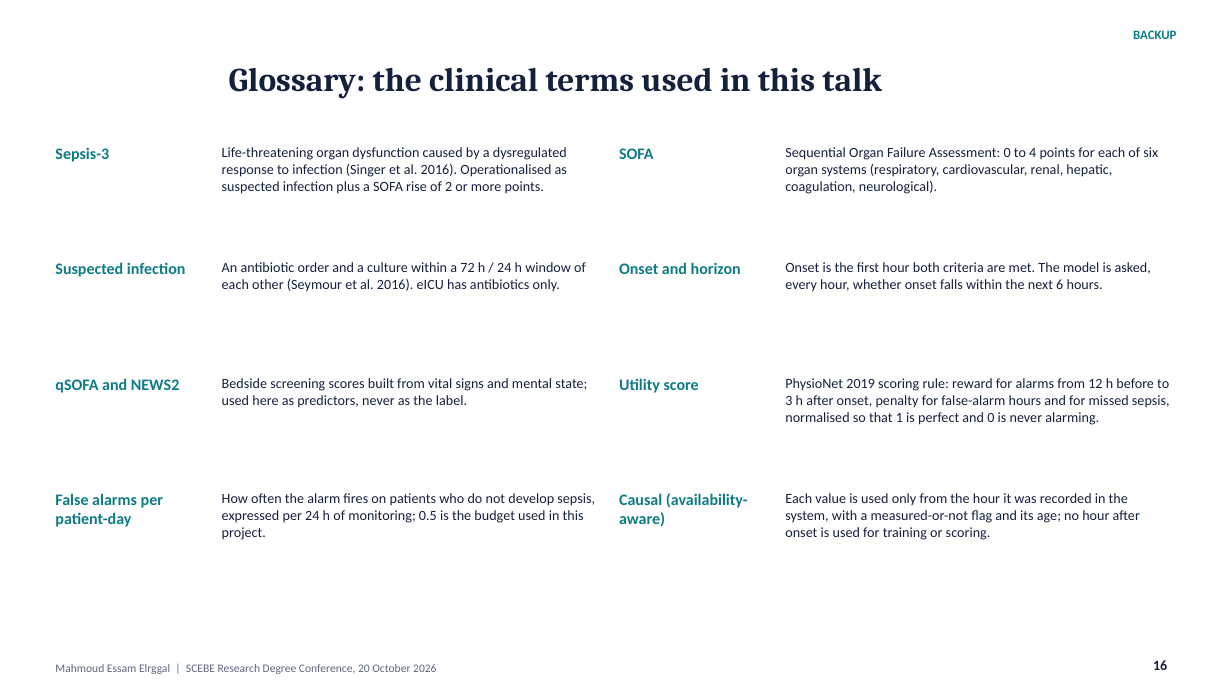
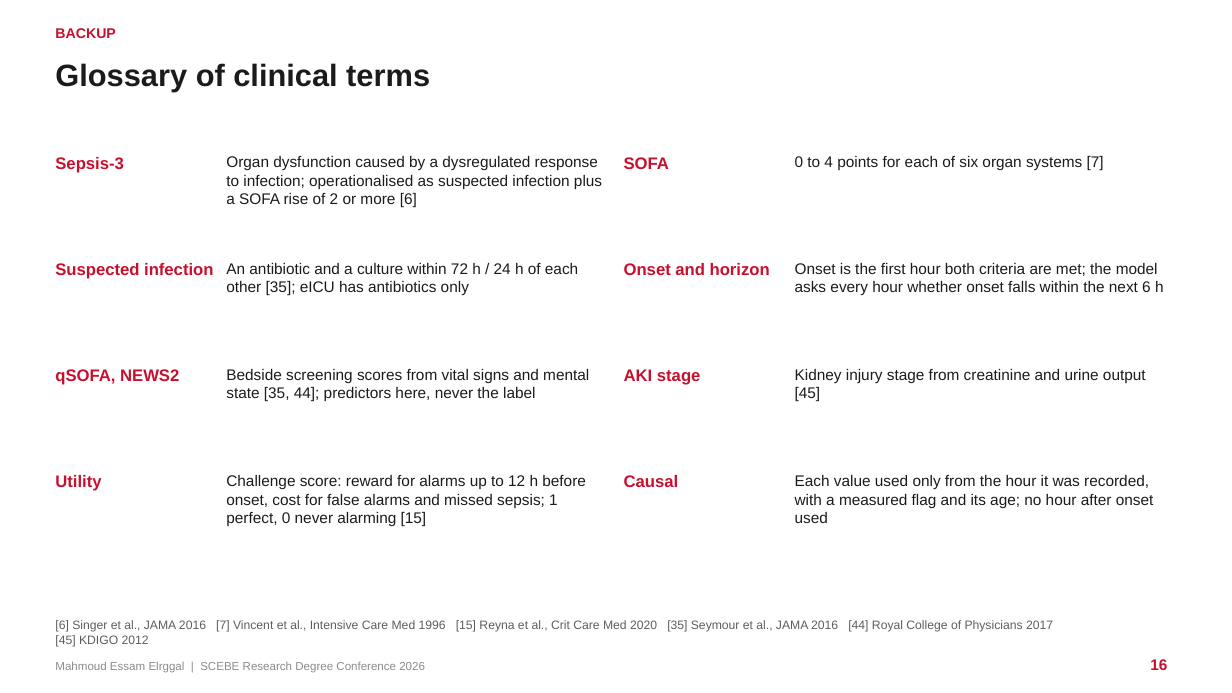
Before and after one commit to mahmoudddj/datasciencecoursera1, a slide deck: slide 16 of dev/presentation/Elrggal_Mahmoud_SCEBE2026.pptx. Drawn at 1232x693 pixels with LibreOffice and Linux fonts; fonts in the diff are those of the drawing. Boxes give left, top, right and bottom in pixels: in the first picture for what was removed or moved away, otherwise in the second. Text is boxed around its words. In the diff, an @@ line names an element or a change of style, - is before the commit and + after.

```diff
--- a/dev/presentation/Elrggal_Mahmoud_SCEBE2026.pptx
+++ b/dev/presentation/Elrggal_Mahmoud_SCEBE2026.pptx
@@ text added at [55, 28, 115, 38], 11 pt, text #C8102E, bold @@
+BACKUP
@@ title "Glossary of clinical terms" at [55, 63, 430, 91]: vertical alignment middle to top @@
@@ text removed at [1133, 30, 1176, 39] @@
-BACKUP
@@ title at [55, 63, 430, 91]: text changed; size 26 to 24 pt; font Cambria to Arial; text colour #14213D to #1B1B1B @@
-Glossary: the clinical terms used in this talk
+Glossary of clinical terms
@@ text "Sepsis-3": place and size @@
-text "Sepsis-3" at [55, 147, 109, 162]
+text "Sepsis-3" at [55, 157, 123, 173]
@@ text at [226, 156, 602, 207]: text changed; size 11 to 12 pt; font Calibri to Arial; text colour #14213D to #1B1B1B @@
-Life-threatening organ dysfunction caused by a dysregulated response to infection (Singer et al. 2016). Operationalised as suspected infection plus a SOFA rise of 2 or more points.
+Organ dysfunction caused by a dysregulated response to infection; operationalised as suspected infection plus a SOFA rise of 2 or more [6]
@@ text "SOFA": place and size @@
-text "SOFA" at [619, 148, 654, 159]
+text "SOFA" at [624, 157, 669, 169]
@@ text at [795, 156, 1104, 171]: text changed; size 11 to 12 pt; font Calibri to Arial; text colour #14213D to #1B1B1B @@
-Sequential Organ Failure Assessment: 0 to 4 points for each of six organ systems (respiratory, cardiovascular, renal, hepatic, coagulation, neurological).
+0 to 4 points for each of six organ systems [7]
@@ text at [226, 263, 578, 296]: text changed; size 11 to 12 pt; font Calibri to Arial; text colour #14213D to #1B1B1B @@
-An antibiotic order and a culture within a 72 h / 24 h window of each other (Seymour et al. 2016). eICU has antibiotics only.
+An antibiotic and a culture within 72 h / 24 h of each other [35]; eICU has antibiotics only
@@ size 12.5 to 13 pt, font Calibri to Arial, text colour #0E7C86 to #C8102E in 4 elements at [55, 157, 123, 173], [55, 263, 213, 279], [624, 157, 669, 169], [624, 263, 770, 275] @@
@@ text at [795, 263, 1164, 295]: text changed; size 11 to 12 pt; font Calibri to Arial; text colour #14213D to #1B1B1B @@
-Onset is the first hour both criteria are met. The model is asked, every hour, whether onset falls within the next 6 hours.
+Onset is the first hour both criteria are met; the model asks every hour whether onset falls within the next 6 h
@@ text at [55, 369, 179, 385]: text changed; size 12.5 to 13 pt; font Calibri to Arial; text colour #0E7C86 to #C8102E @@
-qSOFA and NEWS2
+qSOFA, NEWS2
@@ text at [226, 369, 589, 402]: text changed; size 11 to 12 pt; font Calibri to Arial; text colour #14213D to #1B1B1B @@
-Bedside screening scores built from vital signs and mental state; used here as predictors, never as the label.
+Bedside screening scores from vital signs and mental state [35, 44]; predictors here, never the label
@@ text added at [624, 369, 700, 385], 13 pt, text #C8102E, bold @@
+AKI stage
@@ text removed at [785, 378, 1170, 425] @@
-PhysioNet 2019 scoring rule: reward for alarms from 12 h before to 3 h after onset, penalty for false-alarm hours and for missed sepsis, normalised so that 1 is perfect and 0 is never alarming.
@@ text added at [795, 369, 1146, 402], 12 pt, text #1B1B1B @@
+Kidney injury stage from creatinine and urine output [45]
@@ text at [55, 475, 101, 491]: text changed; size 12.5 to 13 pt; font Calibri to Arial; text colour #0E7C86 to #C8102E @@
-Utility score
+Utility
@@ text added at [226, 475, 586, 527], 12 pt, text #1B1B1B @@
+Challenge score: reward for alarms up to 12 h before onset, cost for false alarms and missed sepsis; 1 perfect, 0 never alarming [15]
@@ text at [624, 475, 679, 487]: text changed; size 12.5 to 13 pt; font Calibri to Arial; text colour #0E7C86 to #C8102E @@
-Causal (availability-aware)
+Causal
@@ text at [795, 475, 1154, 523]: text changed; size 11 to 12 pt; font Calibri to Arial; text colour #14213D to #1B1B1B @@
-Each value is used only from the hour it was recorded in the system, with a measured-or-not flag and its age; no hour after onset is used for training or scoring.
+Each value used only from the hour it was recorded, with a measured flag and its age; no hour after onset used
@@ text removed at [55, 493, 163, 527] @@
-False alarms per patient-day
@@ text removed at [222, 493, 595, 540] @@
-How often the alarm fires on patients who do not develop sepsis, expressed per 24 h of monitoring; 0.5 is the budget used in this project.
@@ text added at [55, 620, 1053, 647], 9.5 pt, text #5E5E5E @@
+[6] Singer et al., JAMA 2016 [7] Vincent et al., Intensive Care Med 1996 [15] Reyna et al., Crit Care Med 2020 [35] Seymour et al., JAMA 2016 [44] Royal College of Physicians 2017 [45] KDIGO 2012
@@ page number at [1150, 659, 1167, 670]: size 11 to 12 pt, font Calibri to Arial, text colour #14213D to #C8102E @@
@@ text at [55, 661, 425, 672]: text changed; font Calibri to Arial; text colour #5C677D to #8C8C8C @@
-Mahmoud Essam Elrggal | SCEBE Research Degree Conference, 20 October 2026
+Mahmoud Essam Elrggal | SCEBE Research Degree Conference 2026
```
Also in this commit, not shown: 10 other slides changed, 14 slides added, 11 slides removed, 2 other files.
